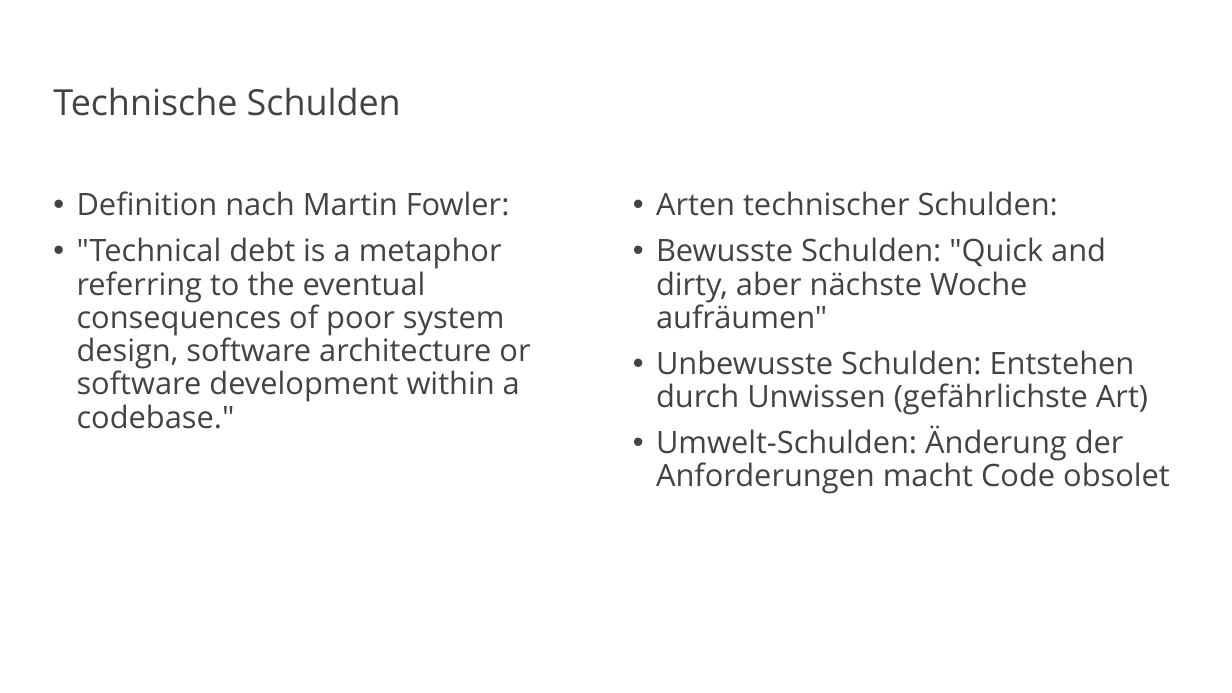
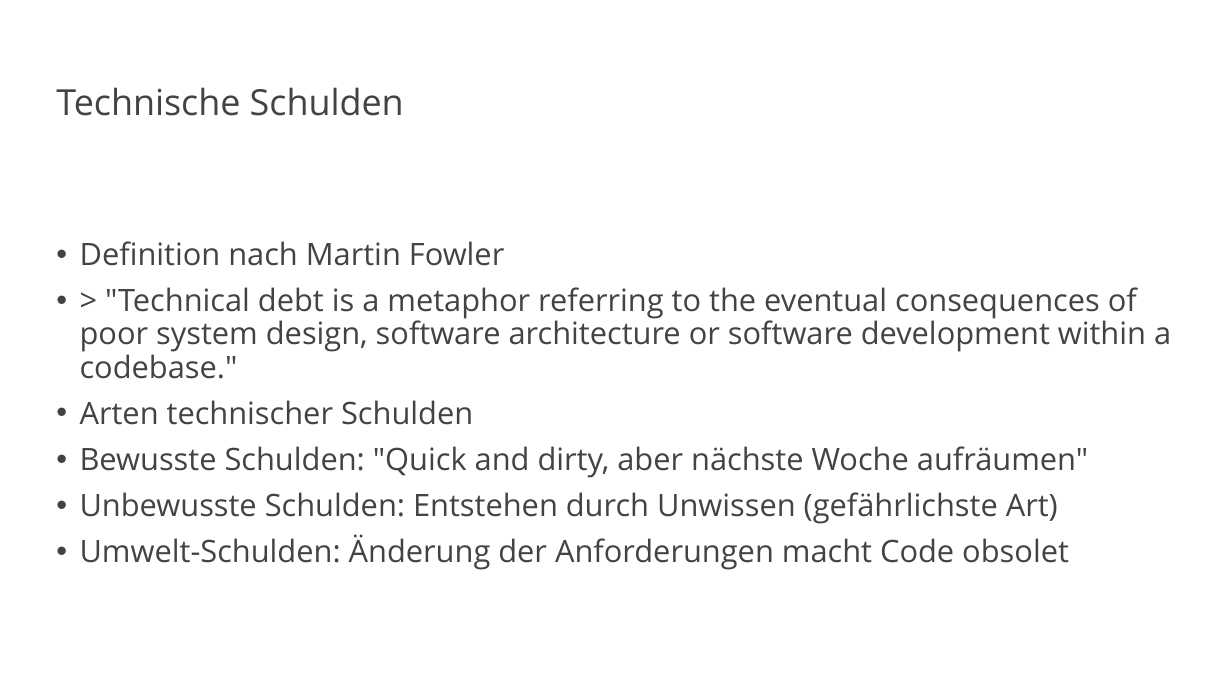
Before and after one commit to vanillacore-net/september-2025-telekom-training, a slide deck: slide 16 of presentations/powerpoint/intro-presentation.pptx (slide 19 before the commit). Drawn at 1232x693 pixels with LibreOffice and Linux fonts; fonts in the diff are those of the drawing; background and template pictures are left out. Boxes give left, top, right and bottom in pixels: in the first picture for what was removed or moved away, otherwise in the second. Text is boxed around its words. In the diff, an @@ line names an element or a change of style, - is before the commit and + after.

Commit message:
URGENT: Fix PowerPoint formatting and remove markdown syntax
- Fixed critical markdown syntax appearing in presentation text
- Applied proper PowerPoint bold formatting instead of markdown markers
- Structured slides correctly with bold section headers and bullet points
- Generated professional presentation with clean formatting
- Processed 29 slides from intro-content-extracted.md
- Created presentations/powerpoint/intro-presentation.pptx (135KB)
- Removed ALL markdown formatting (**, ##, ###) from displayed text

```diff
--- a/presentations/powerpoint/intro-presentation.pptx
+++ b/presentations/powerpoint/intro-presentation.pptx
@@ text "Definition nach Martin Fowler": place and size @@
-text "Definition nach Martin Fowler" at [656,191,1170,494]
+text "Definition nach Martin Fowler" at [80,241,1171,570]
@@ text removed at [77,191,530,429] @@
-• Definition nach Martin Fowler:
-• "Technical debt is a metaphor referring to the eventual consequences of poor system design, software architecture or software development within a codebase."
@@ text at [80,241,1171,425]: text changed @@
-• Arten technischer Schulden:
+• Definition nach Martin Fowler
+• > "Technical debt is a metaphor referring to the eventual consequences of poor system design, software architecture or software development within a codebase."
+• Arten technischer Schulden
```
Also in this commit, not shown: 28 other slides changed, 6 slides removed, 1 other file.
